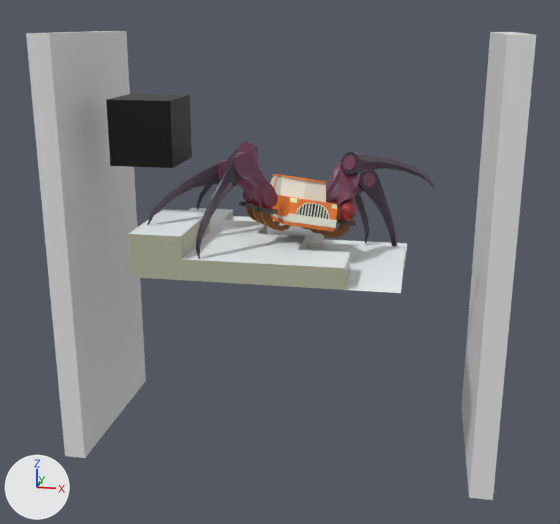
The Blender file scenes/hexapod.blend, before and after one commit.
Rendered twice from a 50 mm camera at (16.7, -95.3, 27.9) aimed at (-1.1, 1.7, -2.6). Arrows for +X, +Y and +Z are at lower left; the lights stay in place.
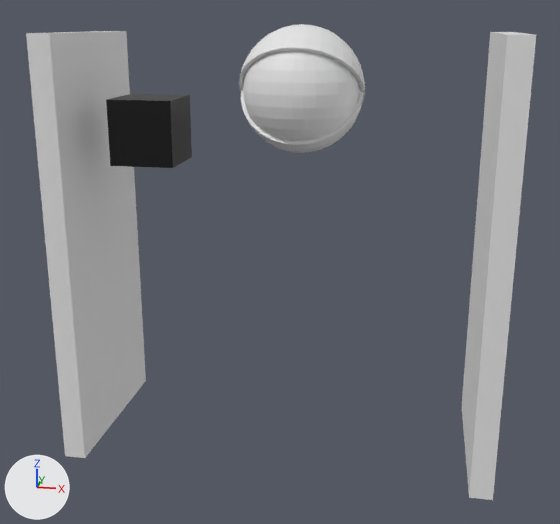
Where the change shows, as pixel boxes [x1, y1, x2, y2] in the pictures (560 x 524 px):
'Plane', deleted
    before: [128, 208, 407, 293]
'Eyeball', added
    after: [243, 50, 360, 141]
'Eyelid_u', added
    after: [239, 24, 365, 103]
'Car Body', deleted
    before: [270, 174, 338, 232]
'Eyelid_d', added
    after: [241, 84, 364, 153]
'UpperLeg.FR', deleted
    before: [234, 152, 278, 207]
'LowerLeg.FL', deleted
    before: [341, 152, 436, 190]
'LowerLeg.FR', deleted
    before: [196, 152, 242, 259]
'LowerLeg.MR', deleted
    before: [148, 160, 224, 225]
'LowerLeg.ML', deleted
    before: [358, 170, 397, 246]
'UpperLeg.FL', deleted
    before: [338, 156, 360, 219]
'UpperLeg.MR', deleted
    before: [216, 160, 260, 204]
'UpperLeg.ML', deleted
    before: [328, 173, 376, 203]
'UpperLeg.BL', deleted
    before: [326, 162, 341, 200]
'UpperLeg.BR', deleted
    before: [237, 142, 259, 202]
'LowerLeg.BL', deleted
    before: [340, 164, 369, 244]
'Hip.FL', deleted
    before: [339, 202, 355, 221]
'Extension Arm.FR', deleted
    before: [261, 212, 290, 231]
'Extension Arm.FL', deleted
    before: [319, 224, 350, 238]
'LowerLeg.BR', deleted
    before: [197, 143, 258, 210]
'Base.FR', deleted
    before: [254, 206, 278, 214]
'Extension Arm.MR', deleted
    before: [253, 209, 280, 226]
'Base.FL', deleted
    before: [336, 218, 358, 226]
'Extension Arm.BR', deleted
    before: [246, 208, 258, 222]
'Hip.ML', deleted
    before: [330, 200, 340, 218]
'Hip.FR', deleted
    before: [259, 197, 273, 210]
'Base.MR', deleted
    before: [246, 204, 259, 209]
'Extension Arm.ML', deleted
    before: [308, 228, 330, 234]
'Base.BR', deleted
    before: [239, 201, 251, 206]
'Hip.MR', deleted
    before: [251, 200, 260, 206]

The change in detail:
Mesh me_sphere_001 is new.
It has 514 vertices, 544 faces and spans x -1.0..1.0, y -1.0..1.0, z 0.0..1.0.
Mesh me_sphere_002 is new.
It has 514 vertices, 544 faces and spans x -1.0..1.0, y -1.0..1.0, z 0.0..1.0.
Mesh me_sphere is new.
It is a UV sphere (32 segments, 16 rings, poles along z) spanning x -1.0..1.0, y -1.0..1.0, z -1.0..1.0.
Object 'UpperLeg.FL' (ob_upperleg_fl) is deleted.
Object 'LowerLeg.FL' (ob_lowerleg_fl) is deleted.
Object 'Hip.FL' (ob_hip_fl) is deleted.
Object 'Base.FL' (ob_base_fl) is deleted.
Object 'UpperLeg.ML' (ob_upperleg_ml) is deleted.
Object 'LowerLeg.ML' (ob_lowerleg_ml) is deleted.
Object 'Hip.ML' (ob_hip_ml) is deleted.
Object 'Base.ML' (ob_base_ml) is deleted.
Object 'UpperLeg.BL' (ob_upperleg_bl) is deleted.
Object 'LowerLeg.BL' (ob_lowerleg_bl) is deleted.
Object 'Hip.BL' (ob_hip_bl) is deleted.
In object 'Base.BL' (ob_base_bl), parent is no longer ob_extension_arm_bl.
Object 'UpperLeg.BR' (ob_upperleg_br) is deleted.
Object 'LowerLeg.BR' (ob_lowerleg_br) is deleted.
Object 'Hip.BR' (ob_hip_br) is deleted.
Object 'Base.BR' (ob_base_br) is deleted.
Object 'UpperLeg.MR' (ob_upperleg_mr) is deleted.
Object 'LowerLeg.MR' (ob_lowerleg_mr) is deleted.
Object 'Hip.MR' (ob_hip_mr) is deleted.
Object 'Base.MR' (ob_base_mr) is deleted.
Object 'UpperLeg.FR' (ob_upperleg_fr) is deleted.
Object 'LowerLeg.FR' (ob_lowerleg_fr) is deleted.
Object 'Hip.FR' (ob_hip_fr) is deleted.
Object 'Base.FR' (ob_base_fr) is deleted.
Object 'Car Body' (ob_car_body) is deleted.
Object 'Extension Arm.FL' (ob_extension_arm_fl) is deleted.
Object 'Extension Arm.ML' (ob_extension_arm_ml) is deleted.
Object 'Extension Arm.BL' (ob_extension_arm_bl) is deleted.
Object 'Extension Arm.FR' (ob_extension_arm_fr) is deleted.
Object 'Extension Arm.MR' (ob_extension_arm_mr) is deleted.
Object 'Extension Arm.BR' (ob_extension_arm_br) is deleted.
Object 'Plane' (ob_plane) is deleted.
Object 'Eyelid_u' (ob_eyelid_u) is new; it shows me_sphere_001.
Its parent is ob_monster.
Its matrix parent inverse is Matrix(((1.0, 0.0, 0.0, 0.0), (0.0, 1.0, 0.0, -12.34), (0.0, 0.0, 1.0, -18.92), (0.0, 0.0, 0.0, 1.0))).
Its location is (0.0, 12.34, 18.92).
Its rotation in degrees is (-43, 0, 0).
Its scale is (8.68, 8.68, 8.68).
Object 'Monster' (ob_monster) is new.
Its location is (0.0, 12.34, 18.92).
Object 'Eyelid_d' (ob_eyelid_d) is new; it shows me_sphere_002.
Its parent is ob_monster.
Its matrix parent inverse is Matrix(((1.0, 0.0, 0.0, 0.0), (0.0, 1.0, 0.0, -12.34), (0.0, 0.0, 1.0, -18.92), (0.0, 0.0, 0.0, 1.0))).
Its location is (0.0, 12.34, 18.92).
Its rotation in degrees is (-128, 0, 0).
Its scale is (8.5, 8.5, 8.5).
Object 'Eyeball' (ob_eyeball) is new; it shows me_sphere.
Its parent is ob_monster.
Its matrix parent inverse is Matrix(((1.0, 0.0, 0.0, 0.0), (0.0, 1.0, 0.0, -12.34), (0.0, 0.0, 1.0, -18.92), (0.0, 0.0, 0.0, 1.0))).
Its location is (0.0, 12.34, 18.92).
Its scale is (8.0, 8.0, 8.0).
